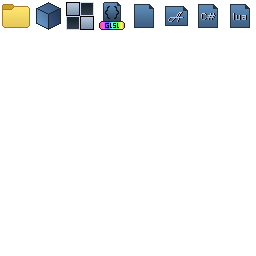
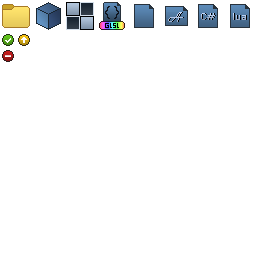
Layer changes from the first 256 × 256 image to the second:
added layer "Layer 22" above "Layer 21" over [2, 50, 14, 62]
added layer "Layer 21" above "Layer 20" over [18, 34, 30, 46]
added layer "Layer 20" above "Layer 19" over [2, 34, 14, 46]
